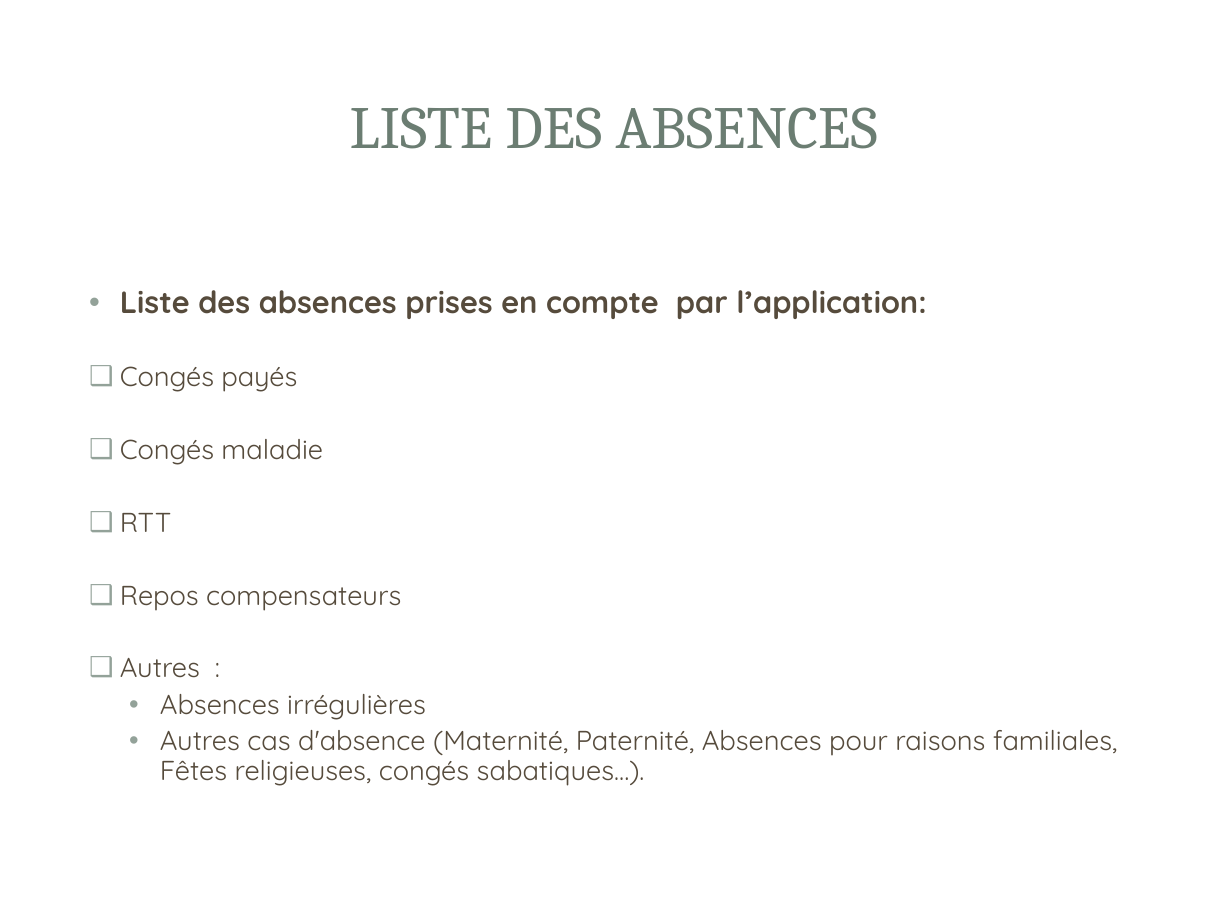
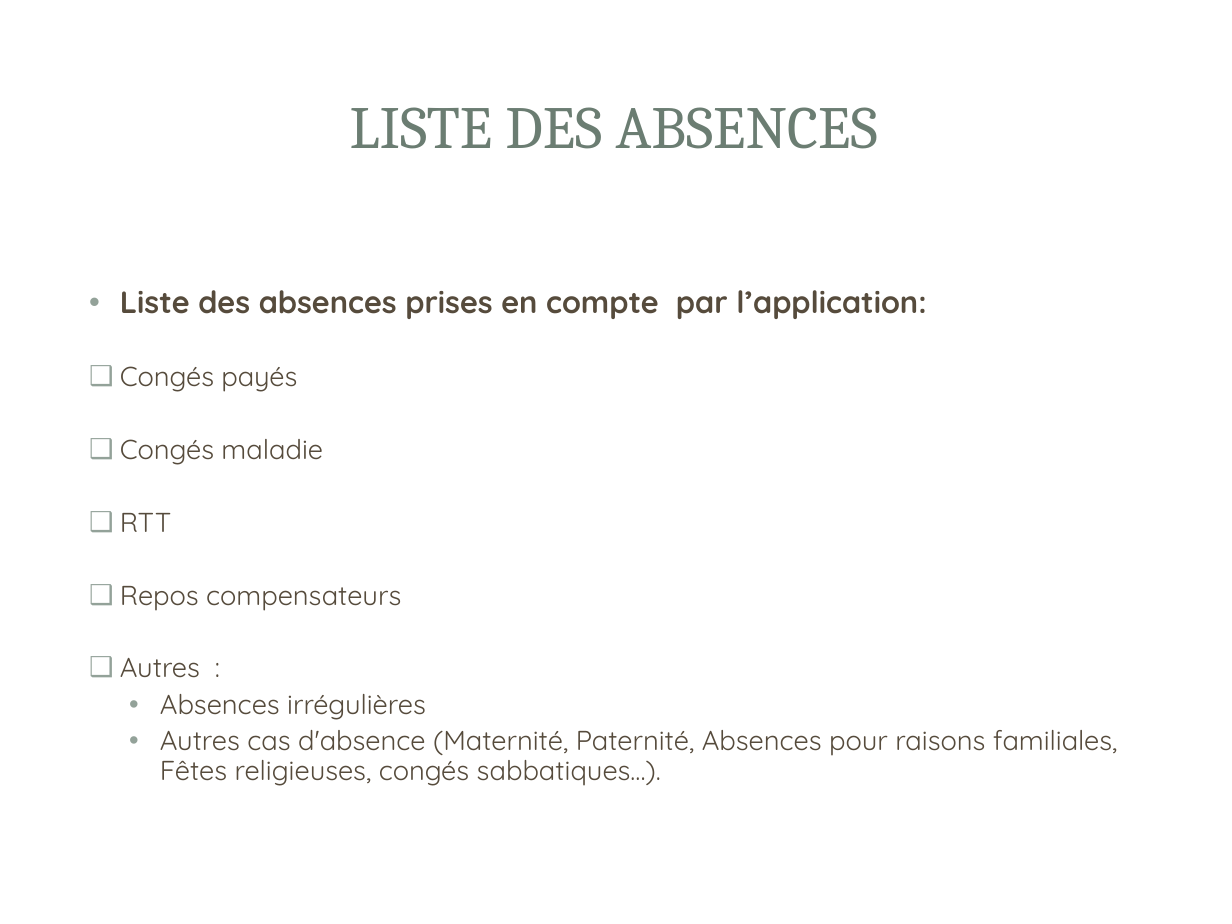
Before and after one commit to gestionsAbsences/gestionAbsences, a slide deck: slide 9 of Projet/Dossier/Fred/Projet de fin de fomation - Fred.ppt. Drawn at 1232x924 pixels with LibreOffice and Linux fonts; fonts in the diff are those of the drawing; background and template pictures are left out. Boxes give left, top, right and bottom in pixels: in the first picture for what was removed or moved away, otherwise in the second. Text is boxed around its words. In the diff, an @@ line names an element or a change of style, - is before the commit and + after.

```diff
--- a/Projet/Dossier/Fred/Projet de fin de fomation - Fred.ppt
+++ b/Projet/Dossier/Fred/Projet de fin de fomation - Fred.ppt
@@ text at bbox=[160, 730, 1118, 786]: text changed @@
-  • Autres cas d'absence (Maternité, Paternité, Absences pour raisons familiales, Fêtes religieuses, congés sabatiques…).
+  • Autres cas d'absence (Maternité, Paternité, Absences pour raisons familiales, Fêtes religieuses, congés sabbatiques…).
```
Also in this commit, not shown: 2 other files.
